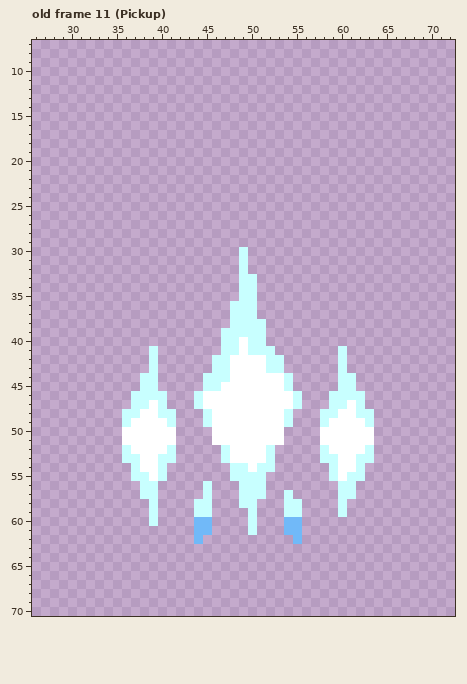
File history of a pixel-art file, holoVersus/Items/Prism/AsepriteFiles/Prism.aseprite. Above is the file before it was changed.
100x100 pixels, 15 frames. Shown: old frame 11 (Pickup): x 26..72, y 7..70. The commit also changed other frames, which this record leaves out.
The same view after the edit:
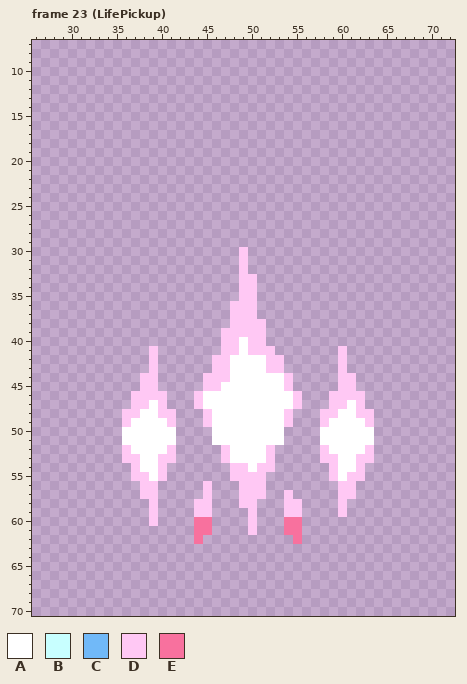
Palette (. is transparent): A #ffffff  B #c8ffff  C #71b9f8  D #ffc8f4  E #f8719e
A new or re-ordered frame is compared with the old frame closest to it.
What changed:
frames 15 -> 39
Changed rows in their new state; - is an unchanged pixel.
Frame 23 (LifePickup) is new; against old frame 11 (Pickup), layer "Sprite":
first column x 36:
30 -------------D--------------
31 -------------D--------------
32 -------------D--------------
33 -------------DD-------------
34 -------------DD-------------
35 -------------DD-------------
36 ------------DDD-------------
37 ------------DDD-------------
38 ------------DDDD------------
39 -----------DDDDD------------
40 -----------DD-DD------------
41 ---D-------DD-DDD-------D---
42 ---D------DD----DD------D---
43 ---D------DD----DD------D---
44 --DD-----DDD------D-----DD--
45 --DD-----DD-------D-----DD--
46 -DDDD---D----------D---DDDD-
47 -DD-D---D----------D---DD-D-
48 DD--DD---D--------D---DD--DD
49 D----D---D--------D---D----D
52 D----D-----D----D-----D----D
53 DD--DD-----D----D-----DD--DD
54 -D--D-------DD-DD------D--D-
55 -DD-D-------DDDD-------D-DD-
56 --DD-----D---DDD--------DD--
57 --DD-----D---DDD--D-----DD--
58 ---D----DD---DD---DD----D---
59 ---D----DD----D---DD----D---
60 ---D----EE----D---EE--------
61 --------EE----D---EE--------
62 --------E----------E--------
Boxes around the changes in both pictures, in picture pixels (x1, y1, x2, y2):
changed: (122, 247, 374, 544)
